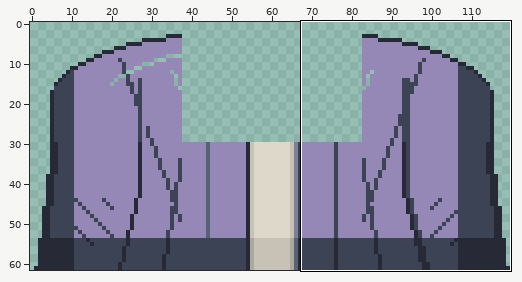
Pixel-art file: art/src/torso/sana-ferreira.aseprite. Above, an overview of the earlier version with the close-up marked.
Close-up. Before:
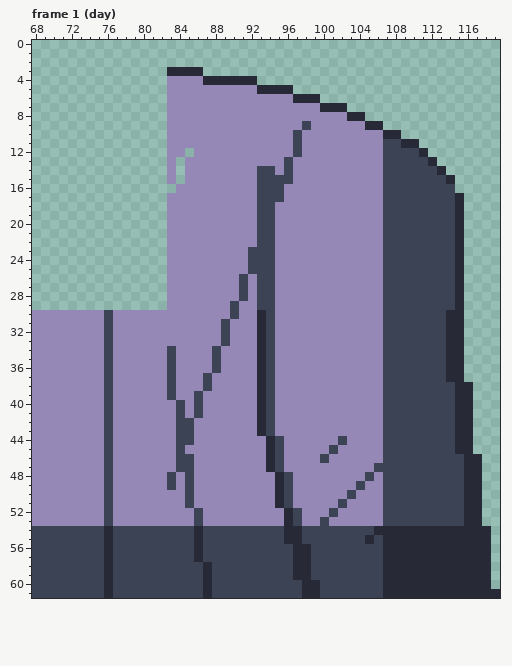
120x62 pixels, 2 frames. Shown: frame 1 (day): x 68..119, y 0..61. The commit also changed other frames or places, which this record leaves out.
And afterwards:
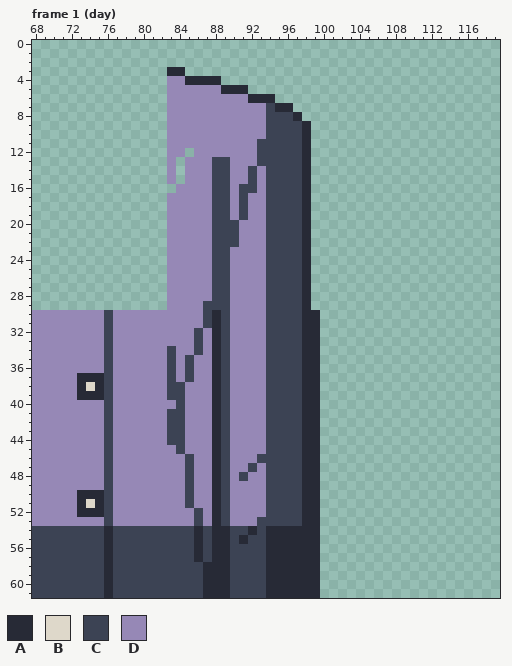
Palette (. is transparent): A #272a36  B #ded8ca  C #3c4354  D #9688b6
From old to new:
Changed rows in their new state; - is an unchanged pixel.
Frame 1 (day):
first column x 73:
 3 ------------..---------------------------------
 4 ------------AA--....---------------------------
 5 ----------------AAA.....-----------------------
 6 -------------------AAA.....--------------------
 7 ---------------------CAA......-----------------
 8 ---------------------CCCA.......---------------
 9 ---------------------CCCCA........-------------
10 ---------------------CCC-A..........-----------
11 --------------------CCCC-A............---------
12 --------------------CCCC-A.............--------
13 ---------------CC---CCC-CA..............-------
14 ---------------CC--CD-C-CA...............------
15 ---------------CC--CD---CA................-----
16 ---------------CC-CCD--CCA................-----
17 ---------------CC-C-D--CCA.................----
18 ---------------CC-C-D-CCCA.................----
19 ---------------CC-C-D-CCCA.................----
20 ---------------CCC--D-CCCA.................----
21 ---------------CCC--D-CCCA.................----
22 ---------------CCC--D-CCCA.................----
23 ---------------CC--DD-CCCA.................----
24 ---------------CC--DD-CCCA.................----
25 ---------------CC--DD-CCCA.................----
26 ---------------CC-D-D-CCCA.................----
27 ---------------CC-D-D-CCCA.................----
28 ---------------CC-D-D-CCCA.................----
29 --------------CCCD--D-CCCA.................----
30 --------------CACD--D-CCCAA................----
31 --------------CA----D-CCCAA................----
32 -------------C-A----D-CCCAA................----
33 -------------C-A----D-CCCAA................----
34 -------------C-AC---D-CCCAA................----
35 ------------C--AC---D-CCCAA................----
36 ------------C--AC---D-CCCAA................----
37 AAA---------C-DAC---D-CCCAA................----
38 ABA--------C--DAC---D-CCCAA.................---
39 AAA--------C-D-AC---D-CCCAA.................---
40 -------------D-AC---D-CCCAA.................---
41 ----------C--D-AC---D-CCCAA.................---
42 ----------C-D--AC---D-CCCAA.................---
43 ----------C-D--AC---D-CCCAA.................---
44 ----------C-D--AC----C-CCAA.................---
45 ---------------AC----C-CCAA.................---
46 -----------D---AC---CC-CCAA..................--
47 -----------D---AC--C-C-CCAA..................--
48 ----------D----AC-C--CC-CAA..................--
49 ----------D----AC----CC-CAA..................--
50 AAA------------AC----CC-CAA..................--
51 ABA------------AC----CC-CAA..................--
52 AAA------------AC----CCC-AA..................--
53 ---------------AC---CCCC-AA..................--
54 ---------------AA--A-AA--AA...................-
55 ---------------AA-A--AA--AA...................-
56 ---------------AA----AAA--A...................-
57 ---------------AA----AAA--A...................-
58 ---------------AA----AAA--A...................-
59 ---------------AA----AAA--A...................-
60 ---------------AA----AAAA--...................-
61 ---------------AA----AAAA--....................
